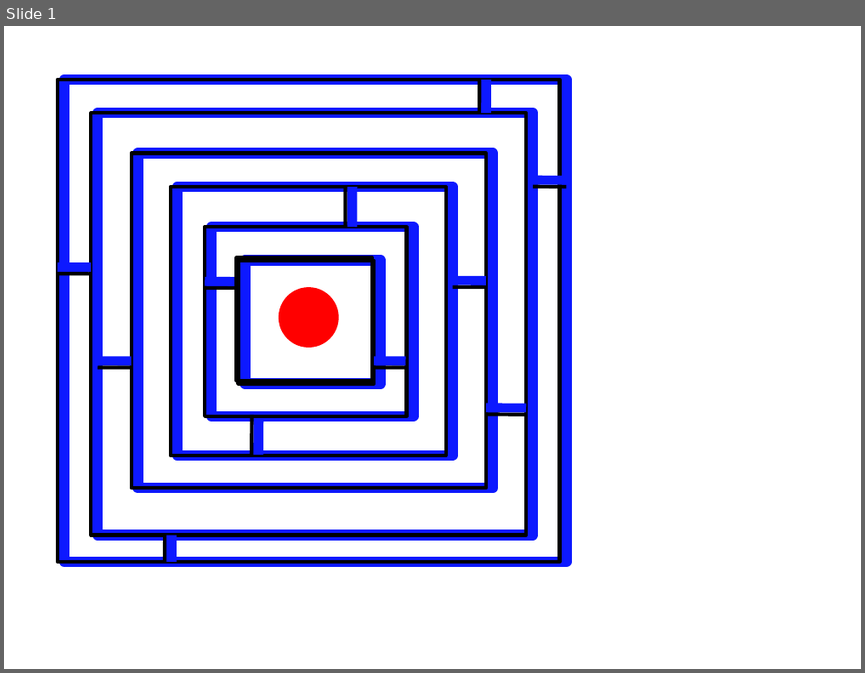
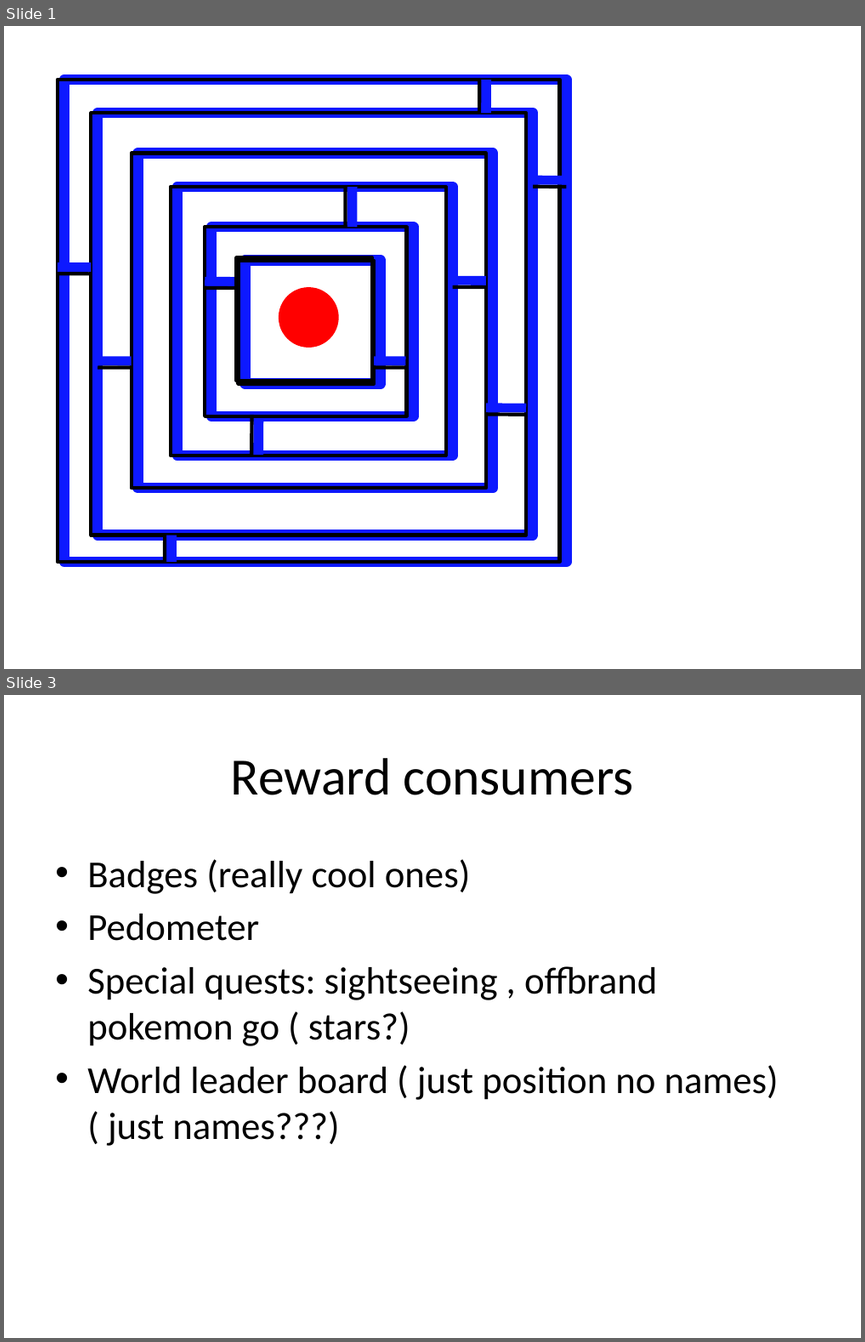
Before and after one commit to celine-zhu/D_daleGPS, a slide deck: design idea.pptx. Shown one above the other, each under a label of ours: slide 1 before the commit, slides 1 and 3 after it; the slides between them are not shown. The pictures are 865x673 and 865x1342 pixels, drawn with LibreOffice and Linux fonts; fonts in the diff are those of the drawing. Boxes give left, top, right and bottom in pixels: in the first picture for what was removed or moved away, otherwise in the second. Text is boxed around its words. In the diff, an @@ line names an element or a change of style, - is before the commit and + after.

```diff
--- a/design idea.pptx
+++ b/design idea.pptx
@@ slide 3 added at <box>4,695,861,1338</box>, background #FFFFFF @@
@@ title added at <box>231,758,633,795</box>, 44 pt, text #000000 @@
+Reward consumers
@@ text added at <box>87,859,778,1145</box>, 32 pt, text #000000 @@
+• Badges (really cool ones)
+• Pedometer
+• Special quests: sightseeing , offbrand pokemon go ( stars?)
+• World leader board ( just position no names) ( just names???)
```
Also in this commit, not shown: 1 other slide added, 1 slide removed.
